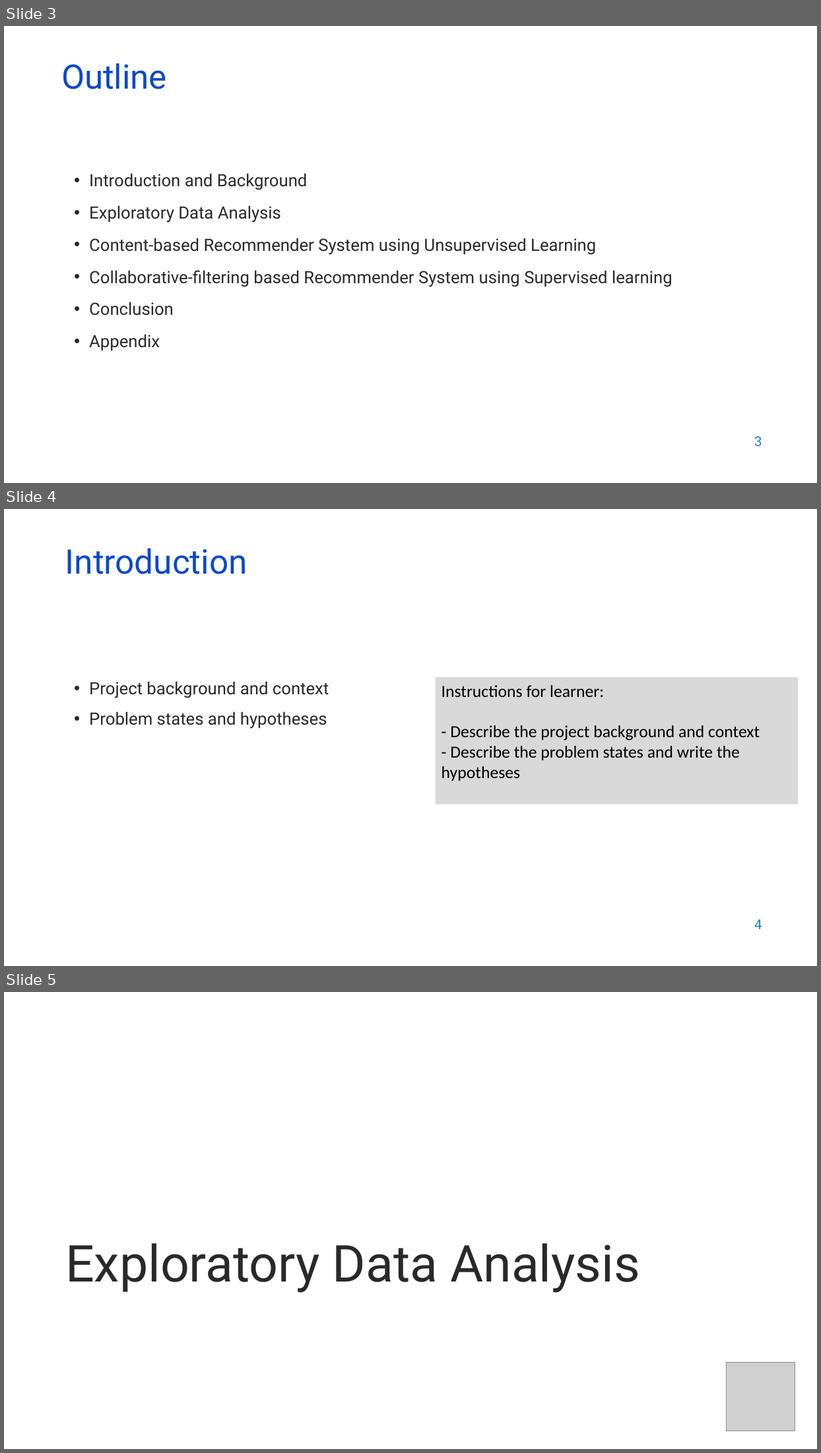
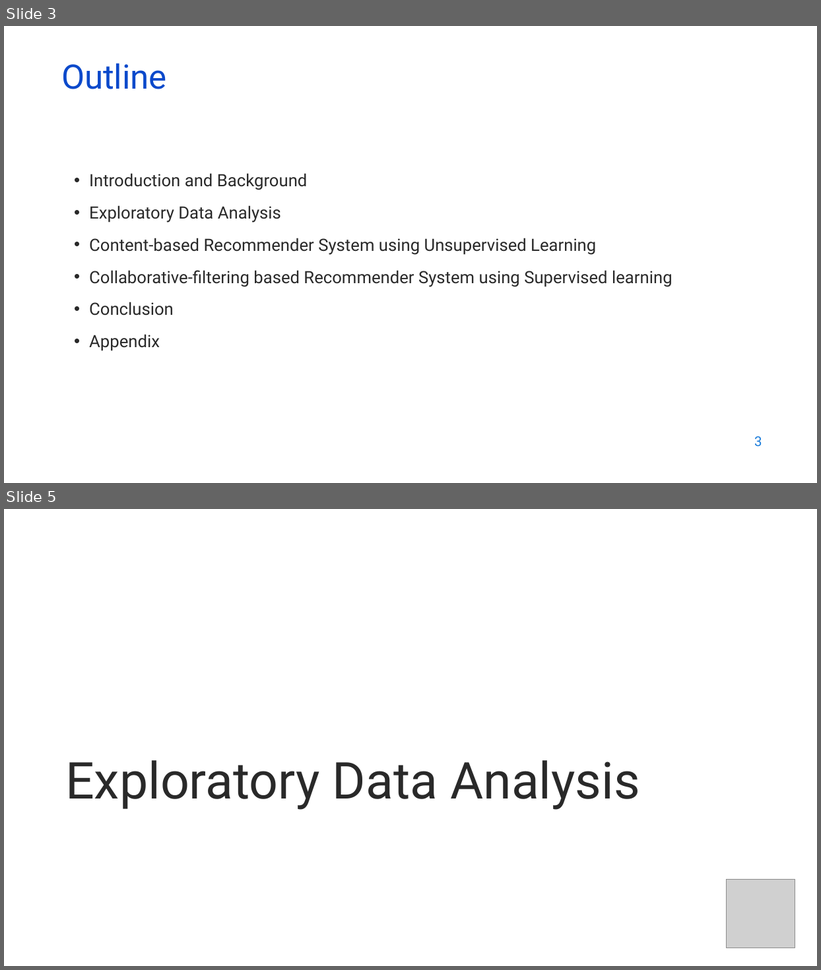
Before and after one commit to kymayodeji/ibm_ml_course, a slide deck: course6_Capstone/ml-capstone-template-coursera.pptx. Shown one above the other, each under a label of ours: slides 3, 4 and 5 before the commit, slides 3 and 5 after it; the slides between them are not shown. The pictures are 821x1453 and 821x970 pixels, drawn with LibreOffice and Linux fonts; fonts in the diff are those of the drawing; grey boxes stand for pictures; background and template pictures are left out. Boxes give left, top, right and bottom in pixels: in the first picture for what was removed or moved away, otherwise in the second. Text is boxed around its words. In the diff, an @@ line names an element or a change of style, - is before the commit and + after.

Commit message:
completed the intro and eda slides

```diff
--- a/course6_Capstone/ml-capstone-template-coursera.pptx
+++ b/course6_Capstone/ml-capstone-template-coursera.pptx
@@ slide 4 removed at <box>4,509,817,966</box>, background picture (left out) @@
@@ text removed at <box>65,548,248,574</box> @@
-Introduction
@@ text removed at <box>89,681,329,729</box> @@
-• Project background and context
-• Problem states and hypotheses
@@ rectangle removed at <box>435,677,798,805</box> @@
-Instructions for learner:
-- Describe the project background and context
-- Describe the problem states and write the hypotheses
@@ page number removed at <box>754,920,762,929</box> @@
-4
```
Also in this commit, not shown: 5 slides changed, 1 slide added, 1 other file.
